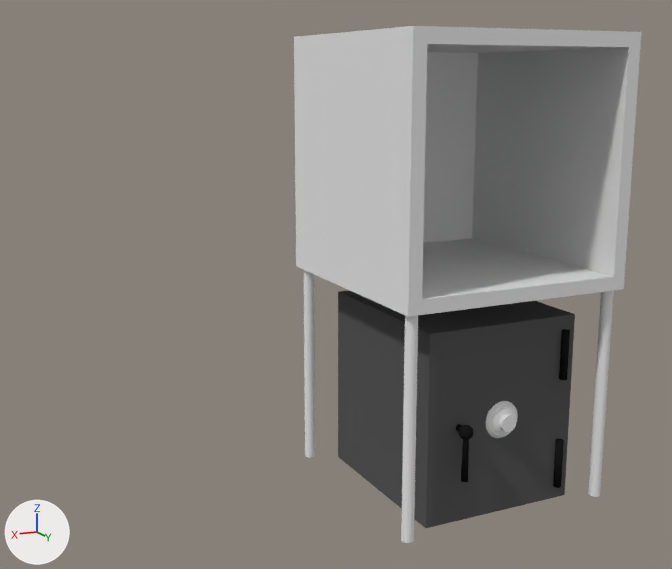
A saved change to the Blender file Assets/models/house/floor02/secret_room_ne/secret_room_ne_furniture.blend.
Both versions are drawn from a 50 mm lens placed at (3.21, 5.76, 3.52), pointed at (0.02, -0.81, 1.89). The axes (+X, +Y, +Z) are drawn at lower left. The lights are the same throughout.

Objects in the first picture: 'body', 'cabinet_base', 'combination_dial', 'door_main', 'legs'.
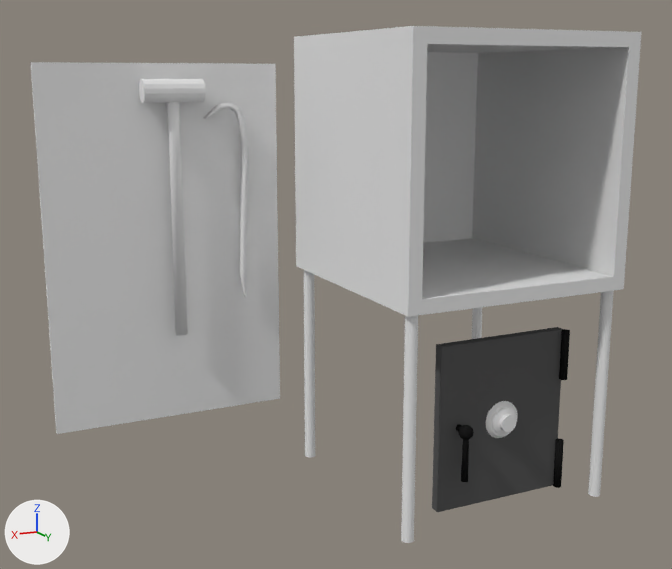
Location of each change, [x1, y1, x2, y2] in pixels of the pictures (672 x 569 px):
'pegboard01', added: after [31, 62, 280, 434]
'body', hidden: before [338, 290, 575, 528]
'sledge_hammer_handle', added: after [167, 102, 188, 335]
'sledge_hammer_head', added: after [139, 79, 206, 103]
'crow_bar01', added: after [203, 103, 248, 297]

Patch to the scene script:
```diff
--- a/Assets/models/house/floor02/secret_room_ne/secret_room_ne_furniture.blend.py
+++ b/Assets/models/house/floor02/secret_room_ne/secret_room_ne_furniture.blend.py
@@ mat_sledge_hammer_handle @@
+mat_sledge_hammer_handle = diffuse_material('sledge_hammer_handle')
+mat_sledge_hammer_handle.base_color = (0.8, 0.8, 0.8)  # white #e7e7e7
@@ mat_sledge_hammer_head @@
+mat_sledge_hammer_head = diffuse_material('sledge_hammer_head')
+mat_sledge_hammer_head.base_color = (0.8, 0.8, 0.8)  # white #e7e7e7
@@ mat_crow_bar01 @@
+mat_crow_bar01 = diffuse_material('crow_bar01')
+mat_crow_bar01.base_color = (0.8, 0.8, 0.8)  # white #e7e7e7
@@ mat_pegboard01 @@
+mat_pegboard01 = diffuse_material('pegboard01')
+mat_pegboard01.base_color = (0.8, 0.8, 0.8)  # white #e7e7e7
@@ me_cylinder_006 @@
+me_cylinder_006.from_pydata(...)  # 96 vertices, 66 faces; spans x -0.05..0.05, y -0.04..0.04, z -1.0..1.0
+me_cylinder_006.polygons.foreach_set('use_smooth', [True] * 66)
+me_cylinder_006.materials.append(mat_sledge_hammer_handle)  # white #e7e7e7
@@ me_cylinder_007 @@
+me_cylinder_007.from_pydata(...)  # a 16-sided cylinder along x spanning x -0.251..0.251, y -0.08..0.08, z -0.094..0.094
+me_cylinder_007.materials.append(mat_sledge_hammer_head)  # white #e7e7e7
@@ me_cube_004 @@
+me_cube_004.from_pydata(...)  # 384 vertices, 382 faces; spans x -0.04..0.04, y -0.33..0.08, z -1.01..0.84
+me_cube_004.polygons.foreach_set('use_smooth', [True] * 382)
+me_cube_004.materials.append(mat_crow_bar01)  # white #e7e7e7
@@ me_cube_003 @@
+me_cube_003.from_pydata([(-1.0, -0.02, -1.5), (-1.0, -0.02, 1.5), (-1.0, 0.02, -1.5), (-1.0, 0.02, 1.5), (1.0, -0.02, -1.5), (1.0, -0.02, 1.5), (1.0, 0.02, -1.5), (1.0, 0.02, 1.5)], [], [(1, 3, 2, 0), (3, 7, 6, 2), (7, 5, 4, 6), (0, 2, 6, 4), (5, 7, 3, 1)])
+me_cube_003.materials.append(mat_pegboard01)  # its picture is missing
@@ ob_body @@
 ob_body.location = (0.0, 0.0, 0.0)
+ob_body.hide_set(True)  # wire or fog, not drawn
@@ ob_sledge_hammer_handle @@
+ob_sledge_hammer_handle = bpy.data.objects.new('sledge_hammer_handle', me_cylinder_006)
+ob_sledge_hammer_handle.parent = ob_sledge_hammer01
+ob_sledge_hammer_handle.matrix_parent_inverse = Matrix(((2.416, 0.0, 0.0, 0.0), (0.0, 2.416, 0.0, 0.0), (0.0, 0.0, 2.416, 0.0), (0.0, 0.0, 0.0, 1.0)))
+ob_sledge_hammer_handle.location = (0.0, 0.0, 0.0)
@@ ob_sledge_hammer01 @@
+ob_sledge_hammer01 = bpy.data.objects.new('sledge_hammer01', None)
+ob_sledge_hammer01.location = (1.043, -1.708, 2.373)
+ob_sledge_hammer01.scale = (0.414, 0.414, 0.414)
@@ ob_sledge_hammer_head @@
+ob_sledge_hammer_head = bpy.data.objects.new('sledge_hammer_head', me_cylinder_007)
+ob_sledge_hammer_head.parent = ob_sledge_hammer01
+ob_sledge_hammer_head.matrix_parent_inverse = Matrix(((2.416, 0.0, 0.0, 0.0), (0.0, 2.416, 0.0, 0.0), (0.0, 0.0, 2.416, 0.0), (0.0, 0.0, 0.0, 1.0)))
+ob_sledge_hammer_head.location = (0.0, 0.0, 1.031)
@@ ob_crow_bar01 @@
+ob_crow_bar01 = bpy.data.objects.new('crow_bar01', me_cube_004)
+ob_crow_bar01.location = (0.479, -1.738, 2.542)
+ob_crow_bar01.rotation_euler = (0.0, 0.0, 1.571)  # degrees (0, 0, 90)
+ob_crow_bar01.scale = (0.9, 0.9, 0.9)
@@ ob_pegboard01 @@
+ob_pegboard01 = bpy.data.objects.new('pegboard01', me_cube_003)
+ob_pegboard01.location = (1.111, -1.816, 2.121)
```
